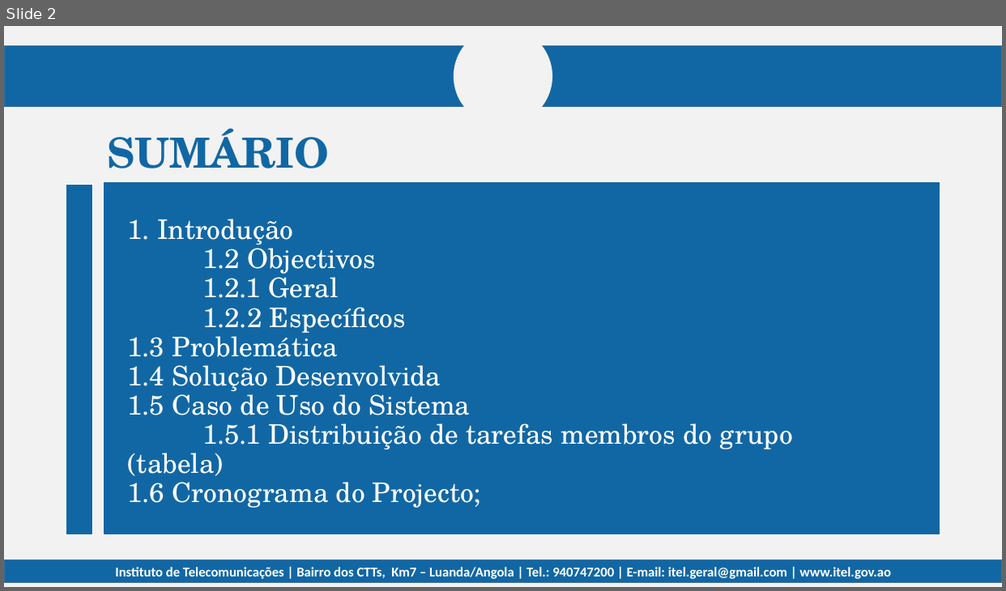
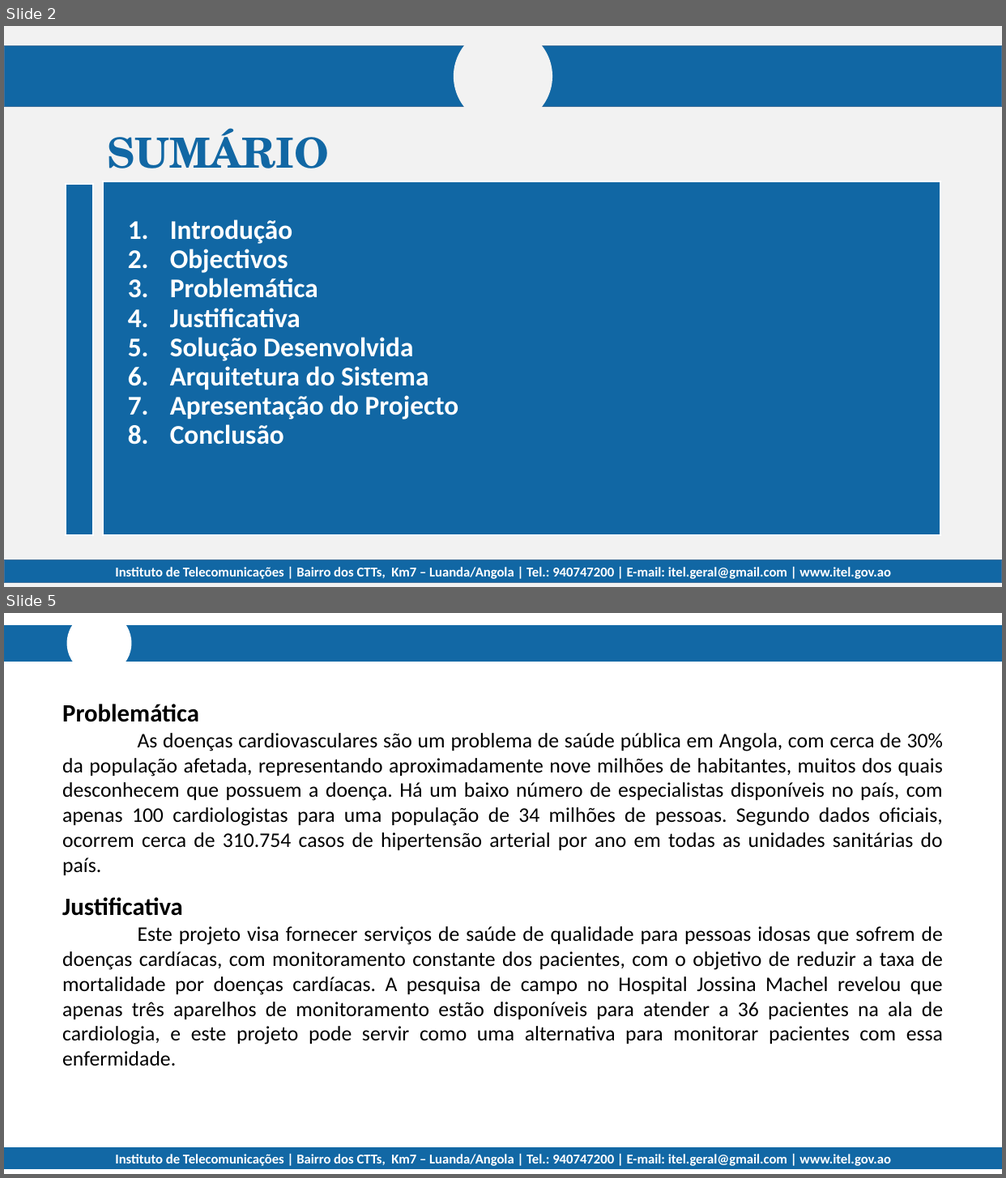
Before and after one commit to nangazaki/pulso-seguro, a slide deck: relatório/Apresentação.pptx. Shown one above the other, each under a label of ours: slide 2 before the commit, slides 2 and 5 after it; the slides between them are not shown. The pictures are 1006x591 and 1006x1178 pixels, drawn with LibreOffice and Linux fonts; fonts in the diff are those of the drawing; background and template pictures are left out. Boxes give left, top, right and bottom in pixels: in the first picture for what was removed or moved away, otherwise in the second. Text is boxed around its words. In the diff, an @@ line names an element or a change of style, - is before the commit and + after.

```diff
--- a/relatório/Apresentação.pptx
+++ b/relatório/Apresentação.pptx
@@ slide 5 added at [4, 613, 1002, 1174], background #FFFFFF; not listed: 1 template element that a slide beside it also shows @@
@@ rectangle added at [4, 626, 1002, 661], fill #1268A5, outline #1369A6 0.99 pt @@
@@ ellipse added at [67, 613, 132, 676], fill #FFFFFF @@
@@ text added at [62, 704, 943, 850], 20 pt, text #000000 @@
+Problemática
+As doenças cardiovasculares são um problema de saúde pública em Angola, com cerca de 30% da população afetada, representando aproximadamente nove milhões de habitantes, muitos dos quais desconhecem que possuem a doença. Há um baixo número de especialistas disponíveis no país, com apenas 100 cardiologistas para uma população de 34 milhões de pessoas. Segundo dados oficiais, ocorrem cerca de 310.754 casos de hipertensão arterial por ano em todas as unidades sanitárias do país.
@@ text added at [62, 897, 943, 1067], 20 pt, text #000000 @@
+Justificativa
+Este projeto visa fornecer serviços de saúde de qualidade para pessoas idosas que sofrem de doenças cardíacas, com monitoramento constante dos pacientes, com o objetivo de reduzir a taxa de mortalidade por doenças cardíacas. A pesquisa de campo no Hospital Jossina Machel revelou que apenas três aparelhos de monitoramento estão disponíveis para atender a 36 pacientes na ala de cardiologia, e este projeto pode servir como uma alternativa para monitorar pacientes com essa enfermidade.
@@ rectangle added at [4, 1148, 1002, 1169], fill #1268A5, outline #1268A5 0.99 pt @@
@@ slide 2 changed as well @@
@@ text at [170, 220, 459, 445]: text changed; font TeX Gyre Schola to Calibri; bold on @@
-1. Introdução
-1.2 Objectivos
-1.2.1 Geral
-1.2.2 Específicos
-1.3 Problemática
-1.4 Solução Desenvolvida
-1.5 Caso de Uso do Sistema
-1.5.1 Distribuição de tarefas membros do grupo (tabela)
-1.6 Cronograma do Projecto;
+1. Introdução
+2. Objectivos
+3. Problemática
+4. Justificativa
+5. Solução Desenvolvida
+6. Arquitetura do Sistema
+7. Apresentação do Projecto
+8. Conclusão
```
Also in this commit, not shown: 1 other slide changed, 8 other slides added, 3 slides removed, 14 other files.
